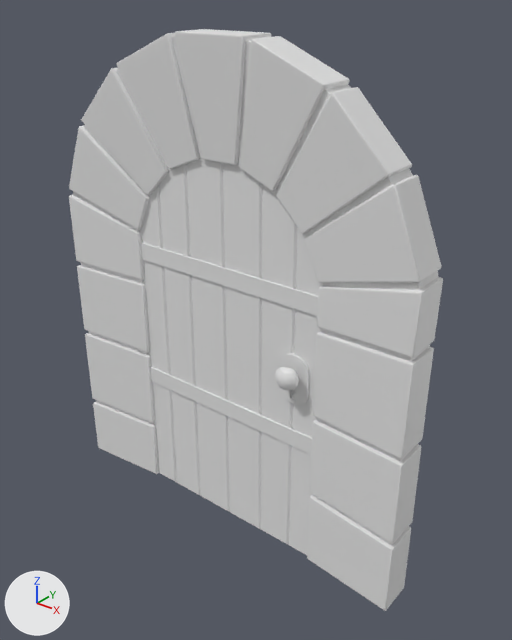
One commit to the FBX model 404 Book Not Found/Assets/Echo/Models/Door ish.fbx: the scene before it, then after it.
Camera for both pictures: a camera (50 mm lens) standing at (4.21, -3.81, 4.35) and looking at (1.08, 0.11, 1.92). Lighting does not change. The marker at lower left points along +X, +Y and +Z. Where no turn or scale is listed for an object, it has been applied to the vertices.

Script lines for the objects in view, before the commit:
```python
me_circle_001 = bpy.data.meshes.new('Circle.001')
me_circle_001.from_pydata(...)  # 728 vertices, 605 faces; spans x -1.67..1.67, y -3.07..0.96, z -0.25..0.04
me_circle_003 = bpy.data.meshes.new('Circle.003')
me_circle_003.from_pydata(...)  # 684 vertices, 736 faces; spans x -0.05..1.84, y -0.23..0.25, z 0.0..3.24
ob_circle = bpy.data.objects.new('Circle', me_circle_001)
ob_circle.location = (0.887, -0.122, 3.061)
ob_circle.rotation_euler = (1.571, 0.0, 0.0)  # degrees (90, 0, 0)
ob_circle_001 = bpy.data.objects.new('Circle.001', me_circle_003)
ob_circle_001.location = (0.0, 0.0, 0.0)
```
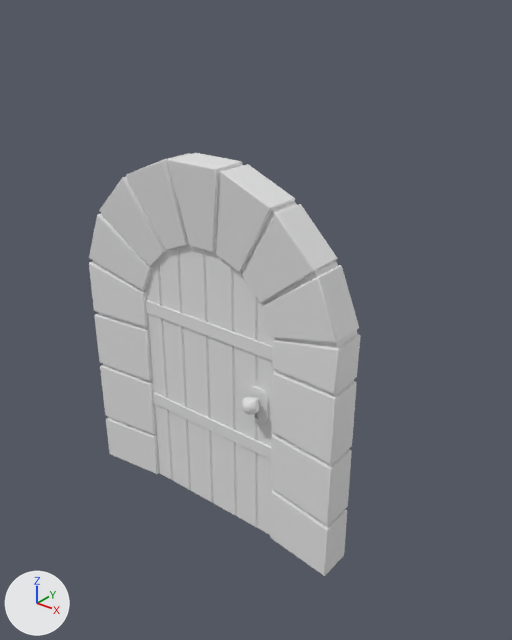
Commit message: Smaller door

Boxes [x1, y1, x2, y2] around the edits, measured in the pictures (512 x 640 px):
'Circle', moved, rescaled (27% narrower, 27% shorter)
    before: [69, 29, 443, 611]
    after: [89, 153, 361, 576]
'Circle.001', mesh rescaled (28% narrower, 27% shorter)
    before: [140, 157, 325, 555]
    after: [145, 245, 278, 535]

Edits to the bpy script that builds the scene:
```text
Change me_circle_003:
    where me_circle_003.from_pydata(...)  # 684 vertices, 736 faces; spans x -0.05..1.84, y -0.23..0.25, z 0.0..3.24
    used by ob_circle_001; location = (0.0, 0.0, 0.0)
    me_circle_003 part 1: the whole mesh is scaled about the mesh origin by (0.781, 1, 0.781)
Change ob_circle:
    ob_circle.location: (0.887, -0.122, 3.061) -> (0.698, -0.122, 2.396)
    ob_circle.scale: (1.0, 1.0, 1.0) -> (0.781, 0.781, 1.0)
```
